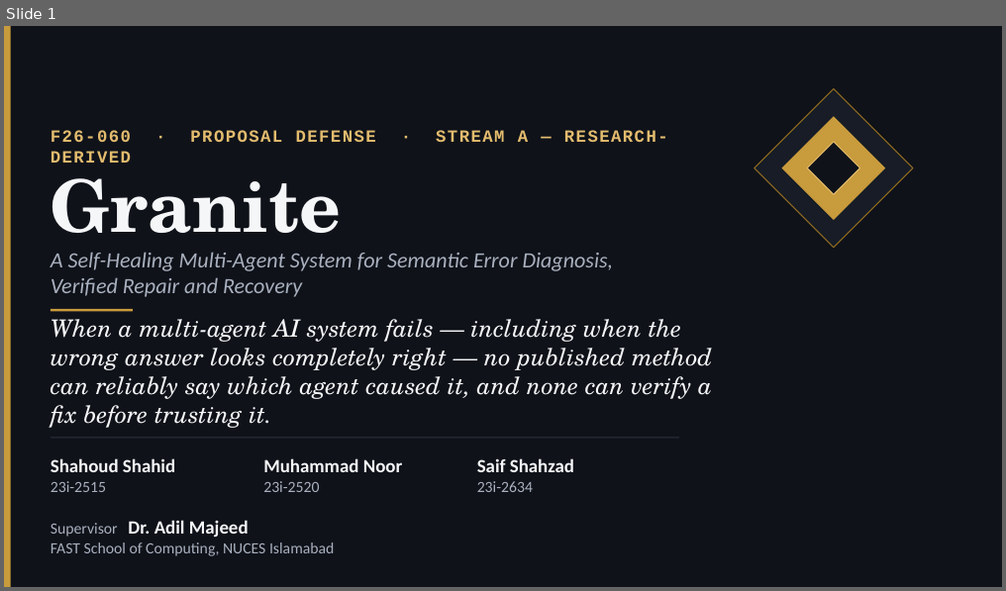
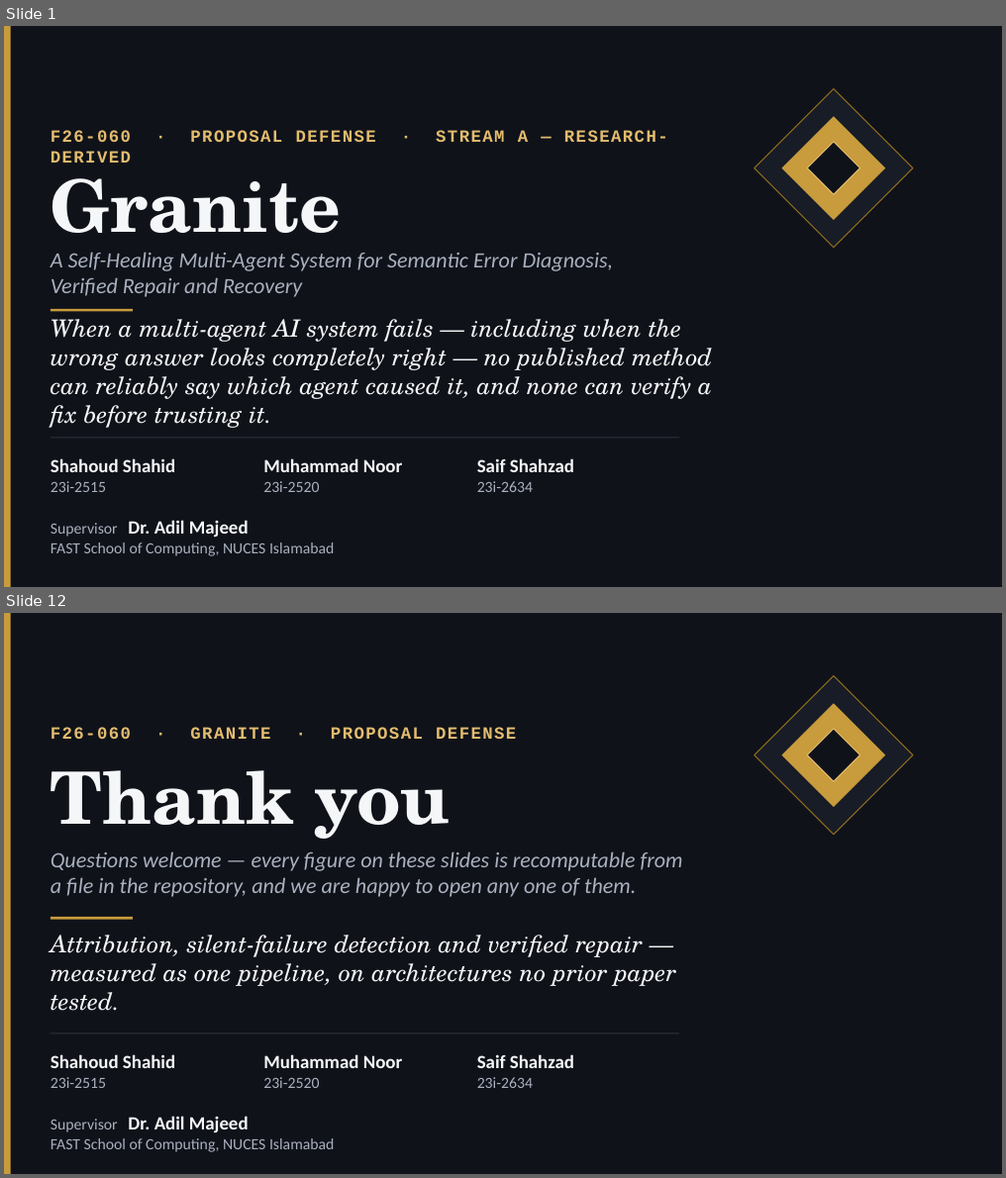
Before and after one commit to Shahoud867/Final-Year-Project, a slide deck: markdowns/05-deliverables/proposal-deck/Granite_Proposal_Defense_v2.pptx. Shown one above the other, each under a label of ours: slide 1 before the commit, slides 1 and 12 after it; the slides between them are not shown. The pictures are 1006x591 and 1006x1178 pixels, drawn with LibreOffice and Linux fonts; fonts in the diff are those of the drawing. Boxes give left, top, right and bottom in pixels: in the first picture for what was removed or moved away, otherwise in the second. Text is boxed around its words. In the diff, an @@ line names an element or a change of style, - is before the commit and + after.

```diff
--- a/markdowns/05-deliverables/proposal-deck/Granite_Proposal_Defense_v2.pptx
+++ b/markdowns/05-deliverables/proposal-deck/Granite_Proposal_Defense_v2.pptx
@@ slide 12 added at (x1=4, y1=613, x2=1002, y2=1174), background #0F1219 @@
@@ rectangle added at (x1=4, y1=613, x2=11, y2=1174), fill #C89B3C @@
@@ rectangle added at (x1=754, y1=675, x2=913, y2=835), fill #171C26, outline #8E6A1F 1 pt @@
@@ text added at (x1=51, y1=727, x2=516, y2=739), 16.5 pt, text #E3BC6E, bold @@
+F26-060 · GRANITE · PROPOSAL DEFENSE
@@ rectangle added at (x1=781, y1=703, x2=885, y2=807), fill #C89B3C @@
@@ rectangle added at (x1=807, y1=729, x2=860, y2=781), fill #0F1219, outline #E3BC6E 1 pt @@
@@ text added at (x1=51, y1=770, x2=450, y2=839), 69.5 pt, text #F5F6F8, bold @@
+Thank you
@@ text added at (x1=51, y1=852, x2=683, y2=897), 21 pt, text #A9B0BE, italic @@
+Questions welcome — every figure on these slides is recomputable from a file in the repository, and we are happy to open any one of them.
@@ rectangle added at (x1=51, y1=917, x2=133, y2=920), fill #C89B3C @@
@@ text added at (x1=51, y1=935, x2=676, y2=1011), 23 pt, text #F5F6F8, italic @@
+Attribution, silent-failure detection and verified repair — measured as one pipeline, on architectures no prior paper tested.
@@ line added from (51, 1034) to (679, 1034), #2C3340 1 pt @@
@@ text added at (x1=51, y1=1055, x2=175, y2=1088), 18 pt, text #F5F6F8, bold @@
+Shahoud Shahid
+23i-2515
@@ text added at (x1=263, y1=1055, x2=402, y2=1088), 18 pt, text #F5F6F8, bold @@
+Muhammad Noor
+23i-2520
@@ text added at (x1=477, y1=1055, x2=574, y2=1088), 18 pt, text #F5F6F8, bold @@
+Saif Shahzad
+23i-2634
@@ text added at (x1=51, y1=1116, x2=334, y2=1153), 15 pt, text #A9B0BE @@
+Supervisor Dr. Adil Majeed
+FAST School of Computing, NUCES Islamabad
```
Also in this commit, not shown: 10 slides changed, 1 other file.
